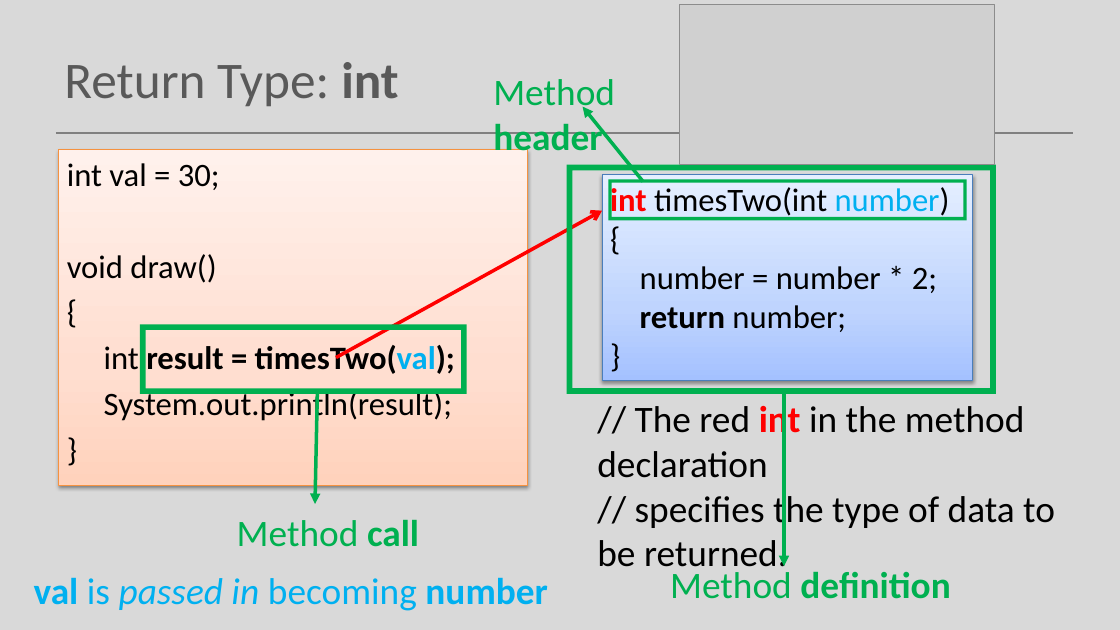
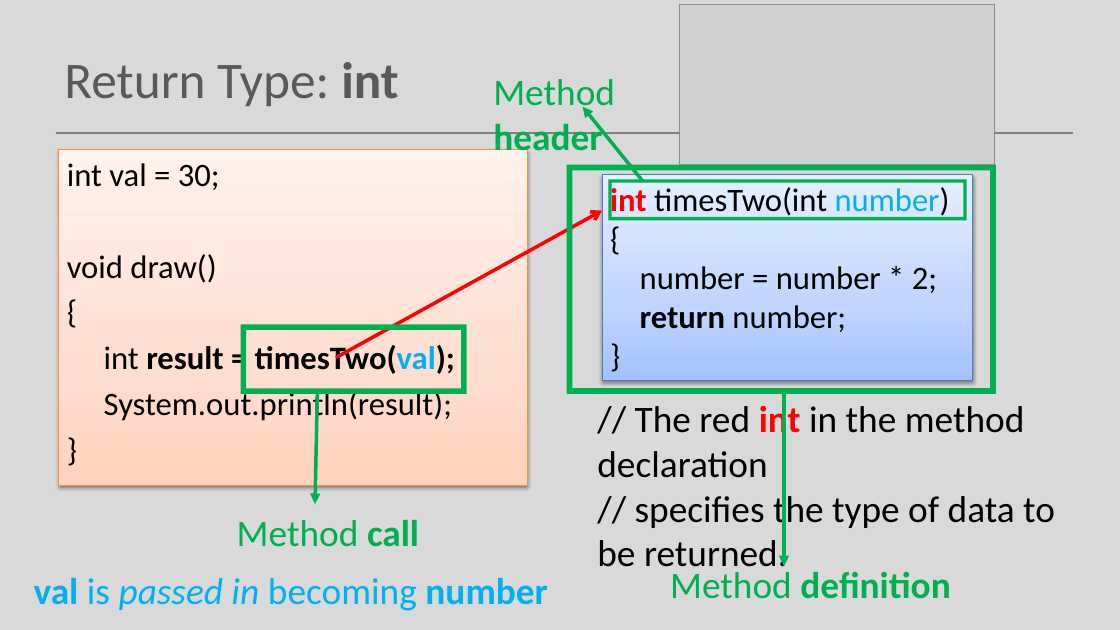
Before and after one commit to Programming-Fundamentals-SETU/prog-fund-1-sept-25, a slide deck: slide 11 of topic07-methods/unit-1/talk-0-methods-terminology/a-methods-terminology..pptx. Drawn at 1120x630 pixels with LibreOffice and Linux fonts; fonts in the diff are those of the drawing; grey boxes stand for pictures. Boxes give left, top, right and bottom in pixels: in the first picture for what was removed or moved away, otherwise in the second. Text is boxed around its words. In the diff, an @@ line names an element or a change of style, - is before the commit and + after.

```diff
--- a/topic07-methods/unit-1/talk-0-methods-terminology/a-methods-terminology..pptx
+++ b/topic07-methods/unit-1/talk-0-methods-terminology/a-methods-terminology..pptx
@@ frame: place and size @@
-frame at [140,324,467,394]
+frame at [240,324,466,394]
```
Also in this commit, not shown: 2 other slides changed, 43 other files.
